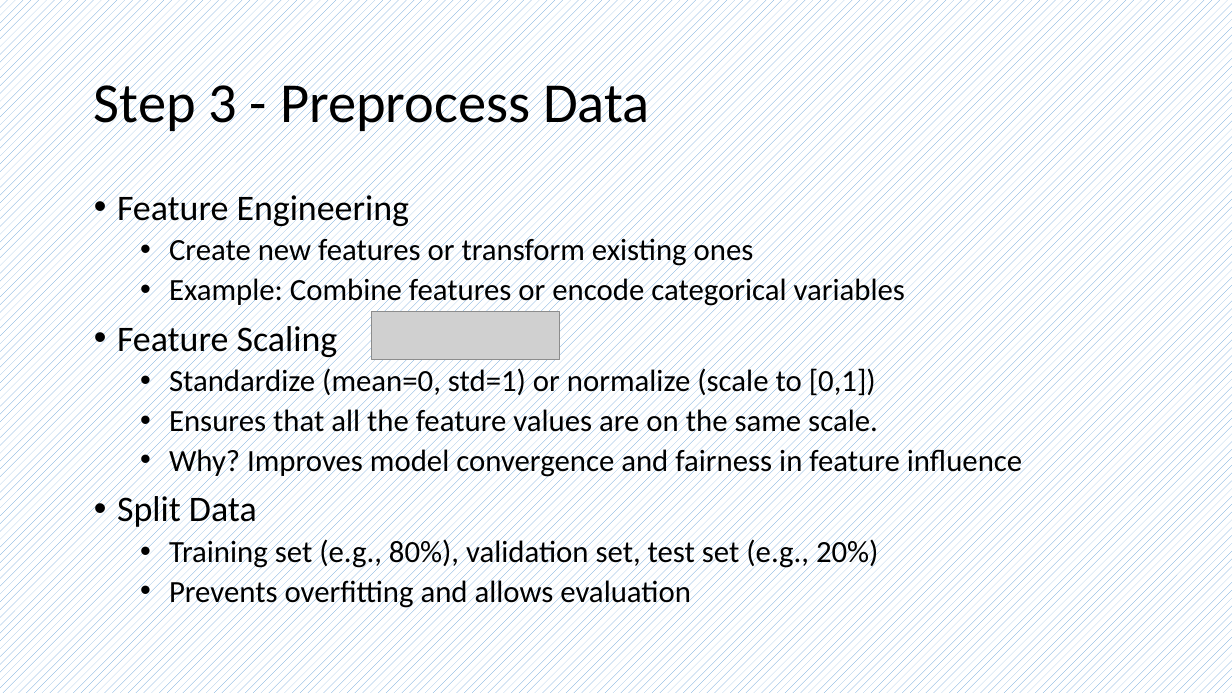
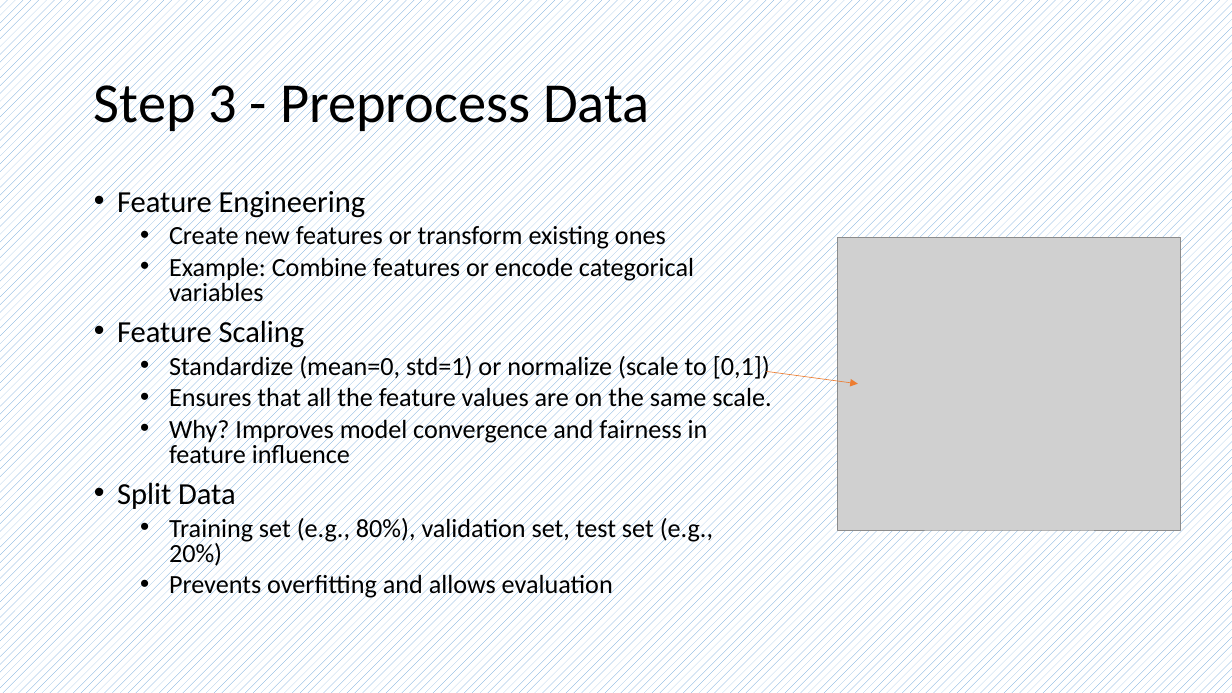
Before and after one commit to frankwxu/AI4DigitalForensics, a slide deck: slide 5 of lectures/07_binary_classification_n_to_1/0_ML_workflow_breast_cancer.pptx. Drawn at 1232x693 pixels with LibreOffice and Linux fonts; fonts in the diff are those of the drawing; grey boxes stand for pictures; background and template pictures are left out. Boxes give left, top, right and bottom in pixels: in the first picture for what was removed or moved away, otherwise in the second. Text is boxed around its words. In the diff, an @@ line names an element or a change of style, - is before the commit and + after.

```diff
--- a/lectures/07_binary_classification_n_to_1/0_ML_workflow_breast_cancer.pptx
+++ b/lectures/07_binary_classification_n_to_1/0_ML_workflow_breast_cancer.pptx
@@ text "Feature Engineering" at <box>117,186,771,600</box>: size 28 to 23.8 pt in "Feature Engineering", "Feature Scaling", "Split Data"; size 24 to 20.4 pt in "Create new features or transform existing ones", "Example: Combine features or encode categorical variables", "Standardize (mean=0, std=1) or normalize (scale to ...", "Ensures that all the feature values are ..." and 3 more places; line spacing 0.9 to 0.8 @@
@@ picture added at <box>838,238,1182,531</box> @@
@@ picture removed at <box>372,312,560,360</box> @@
@@ arrow added from (766, 372) to (858, 384), #ED7D31 0.5 pt @@
```
Also in this commit, not shown: 1 slide added, 6 other files.
